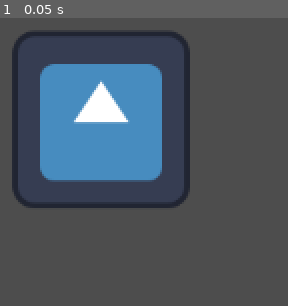
Above: before the commit, frame 1.
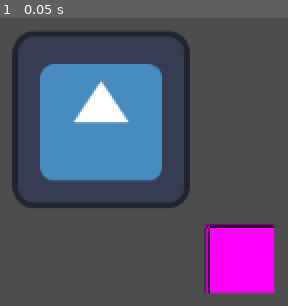
Above: after the commit, the same moment.

Repository: BoQsc/godot-multiplayerspawner-research
Game: Godot game, scene res://main_scene.tscn
Same seed, same stepped clock (60 frames per second), same inputs: the game is played once before the commit and once after it. The engine's default icon, where the game draws it, is replaced by a stand-in: a white triangle on a blue panel in a dark square.
Inputs:
- Up to frame 1 (0.05 s): no input

The runs differ from the first frame. In frame 1, 6.1% of the frame differs, in the area x 70-96%, y 71-96%.

Commit message:
Move spawning logic to MultiplayerSpawner script.

Diff:
--- a/main_scene.tscn
+++ b/main_scene.tscn
@@ -15,48 +15,41 @@
 		peer.create_server(PORT)
 		multiplayer.multiplayer_peer = peer
 
-		await get_tree().process_frame
-		var player = load(\"res://entity_scene.tscn\").instantiate()
-		player.name = str(1)
-		player.position = Vector2(100, 100)
-		$\"../SpawnContainer\".add_child(player)
-
-		multiplayer.peer_connected.connect(_on_player_connected)
-		multiplayer.peer_disconnected.connect(_on_player_disconnected)
+		multiplayer.peer_connected.connect($\"../MultiplayerSpawner\"._on_player_connected)
+		multiplayer.peer_disconnected.connect($\"../MultiplayerSpawner\"._on_player_disconnected)
 	else:
 		print(\"Creating Client\")
 		var peer = ENetMultiplayerPeer.new()
 		peer.create_client(\"127.0.0.1\", PORT)
 		multiplayer.multiplayer_peer = peer
+"
+
+[sub_resource type="GDScript" id="GDScript_0f027"]
+resource_name = "MultiplayerSpawner"
+script/source = "extends MultiplayerSpawner
+
+func _ready() -> void:
+	if multiplayer.is_server():
+		print(\"Spawning first Server PLayer\")
+		await get_tree().process_frame
+		var player = load(\"res://entity_scene.tscn\").instantiate()
+		player.name = str(1)
+		player.position = Vector2(100, 100)
+		get_node(spawn_path).add_child(player)
 
 func _on_player_connected(id):
 	print(\"Player connected: \", id)
 	if multiplayer.is_server():
 		var player = load(\"res://entity_scene.tscn\").instantiate()
 		player.name = str(id)
-		$\"../SpawnContainer\".add_child(player)
+		get_node(spawn_path).add_child(player)
 
 func _on_player_disconnected(id):
 	print(\"Player disconnected: \", id)
 	if multiplayer.is_server():
-		var player = $\"../SpawnContainer\".get_node_or_null(str(id))
+		var player = get_node(spawn_path).get_node_or_null(str(id))
 		if player:
 			player.queue_free()
-"
-
-[sub_resource type="GDScript" id="GDScript_0f027"]
-resource_name = "MultiplayerSpawner"
-script/source = "extends MultiplayerSpawner
-
-
-# Called when the node enters the scene tree for the first time.
-#func _ready() -> void:
-#
-#	for i in range(get_spawnable_scene_count()):
-#		#load(get_spawnable_scene(i)).instantiate()
-#		print(get_spawnable_scene(i))
-#
-#	pass # Replace with function body.
 "
 
 [node name="Node2D" type="Node2D"]
